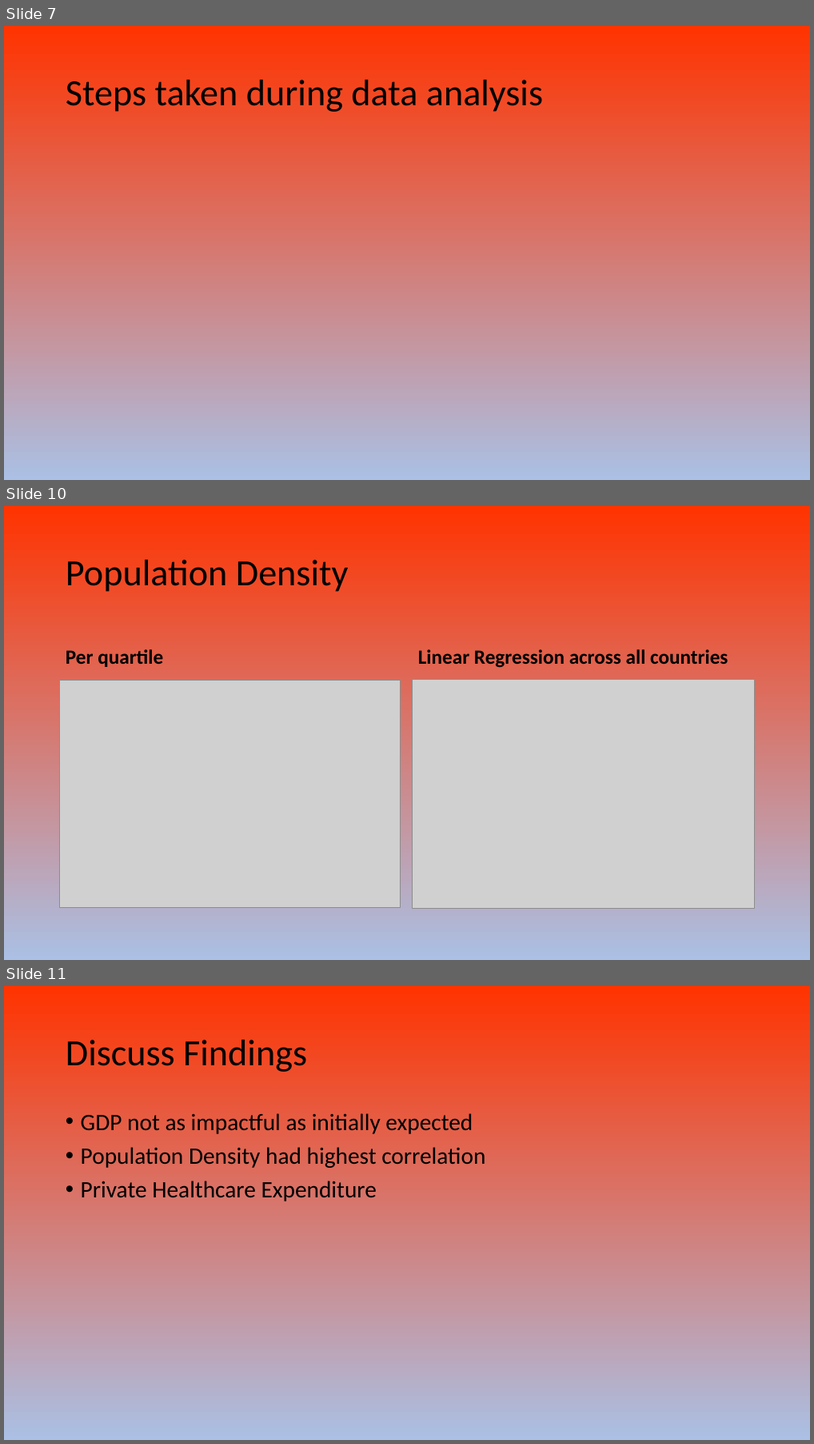
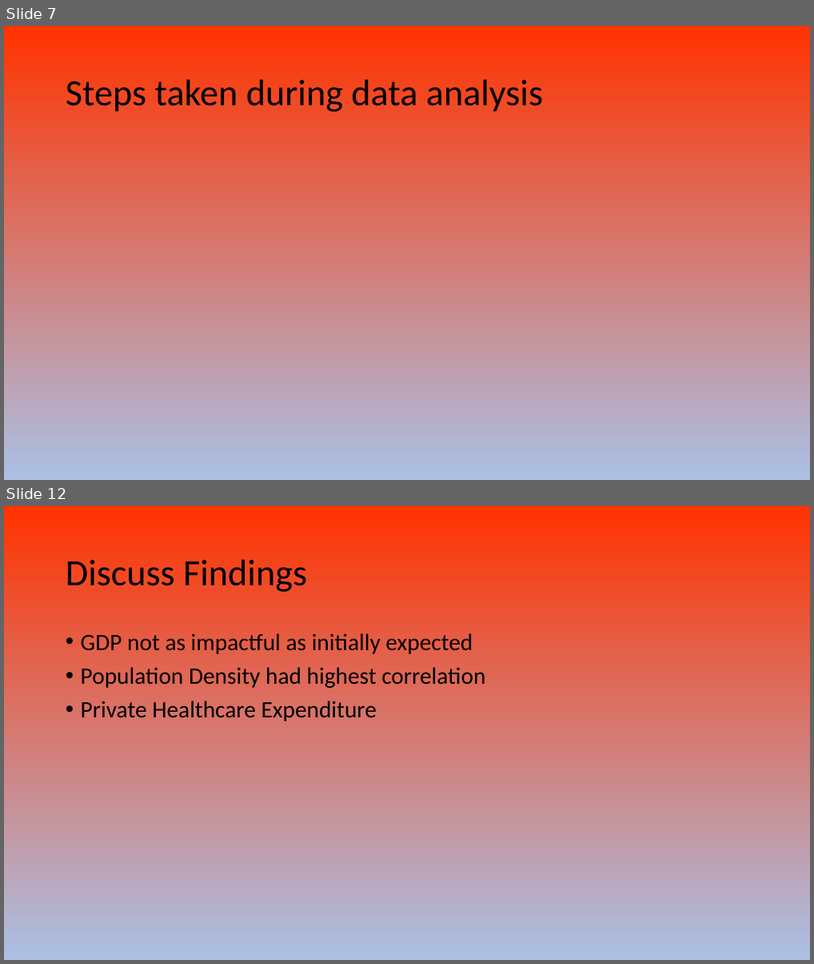
Before and after one commit to AJB-hub/Covid19_Vaccination_Progress, a slide deck: Covid 19 Presentation.pptx. Shown one above the other, each under a label of ours: slides 7, 10 and 11 before the commit, slides 7 and 12 after it; the slides between them are not shown. The pictures are 814x1444 and 814x964 pixels, drawn with LibreOffice and Linux fonts; fonts in the diff are those of the drawing; grey boxes stand for pictures. Boxes give left, top, right and bottom in pixels: in the first picture for what was removed or moved away, otherwise in the second. Text is boxed around its words. In the diff, an @@ line names an element or a change of style, - is before the commit and + after.

```diff
--- a/Covid 19 Presentation.pptx
+++ b/Covid 19 Presentation.pptx
@@ slide 10 removed at (4, 506, 810, 960), background gradient #FF3300 to #ABC0E4 to #C7D5ED @@
@@ title removed at (66, 560, 349, 592) @@
-Population Density
@@ text removed at (66, 649, 163, 667) @@
-Per quartile
@@ text removed at (418, 649, 728, 668) @@
-Linear Regression across all countries
@@ picture removed at (60, 680, 401, 907) @@
@@ picture removed at (412, 679, 755, 908) @@
@@ what was slide 11 is now slide 12 @@
```
Also in this commit, not shown: 3 slides changed, 4 slides added, 2 other slides removed.
